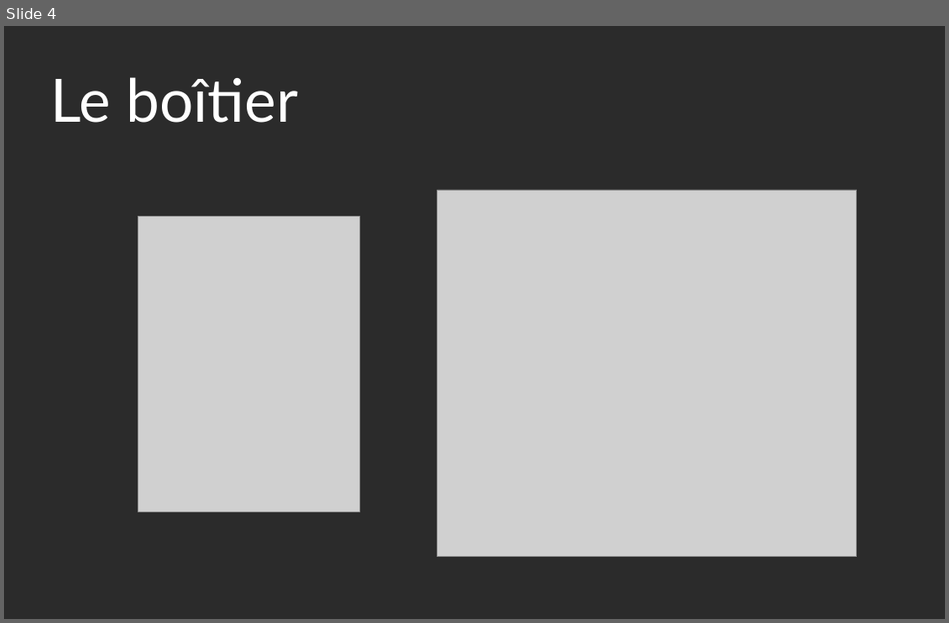
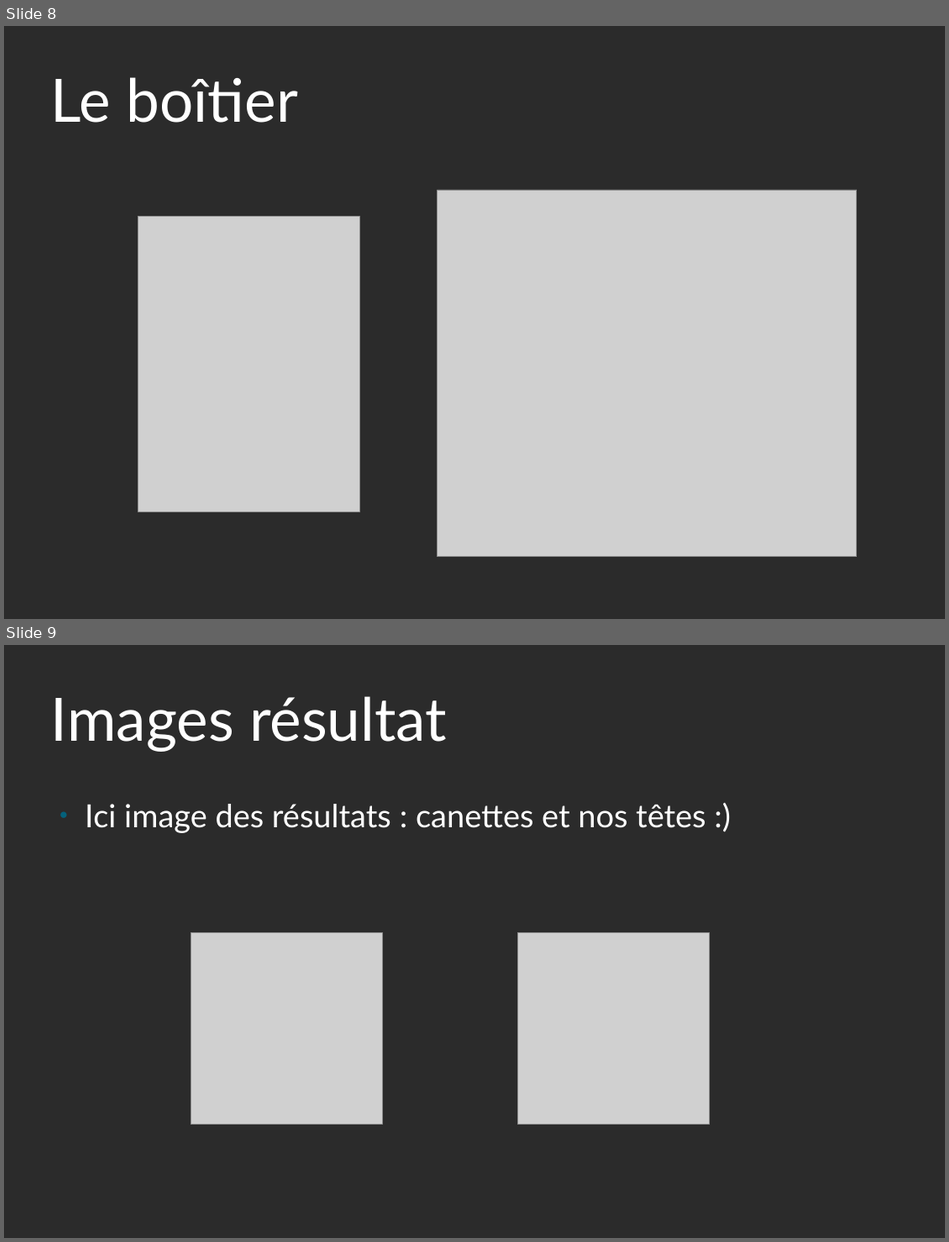
Before and after one commit to yannou38/ImageFusion, a slide deck: presM2M.odp. Shown one above the other, each under a label of ours: slide 4 before the commit, slides 8 and 9 after it. The pictures are 949x623 and 949x1242 pixels, drawn with LibreOffice and Linux fonts; fonts in the diff are those of the drawing; grey boxes stand for pictures; background and template pictures are left out; a plain dark background stands for a picture behind light text. Boxes give left, top, right and bottom in pixels: in the first picture for what was removed or moved away, otherwise in the second. Text is boxed around its words. In the diff, an @@ line names an element or a change of style, - is before the commit and + after.

Commit message:
images + détails slide algo

```diff
--- a/presM2M.odp
+++ b/presM2M.odp
@@ slide 9 added at bbox=[4, 645, 945, 1238], background picture (left out) @@
@@ title added at bbox=[51, 696, 447, 752], 60 pt, text #FFFFFF @@
+Images résultat
@@ text added at bbox=[85, 804, 705, 833], 32 pt, text #FFFFFF @@
+● Ici image des résultats : canettes et nos têtes :)
@@ picture added at bbox=[191, 933, 383, 1125] @@
@@ picture added at bbox=[518, 933, 710, 1125] @@
@@ what was slide 4 is now slide 8 @@
```
Also in this commit, not shown: 3 slides changed, 6 other slides added, 1 slide removed, 5 other files.
